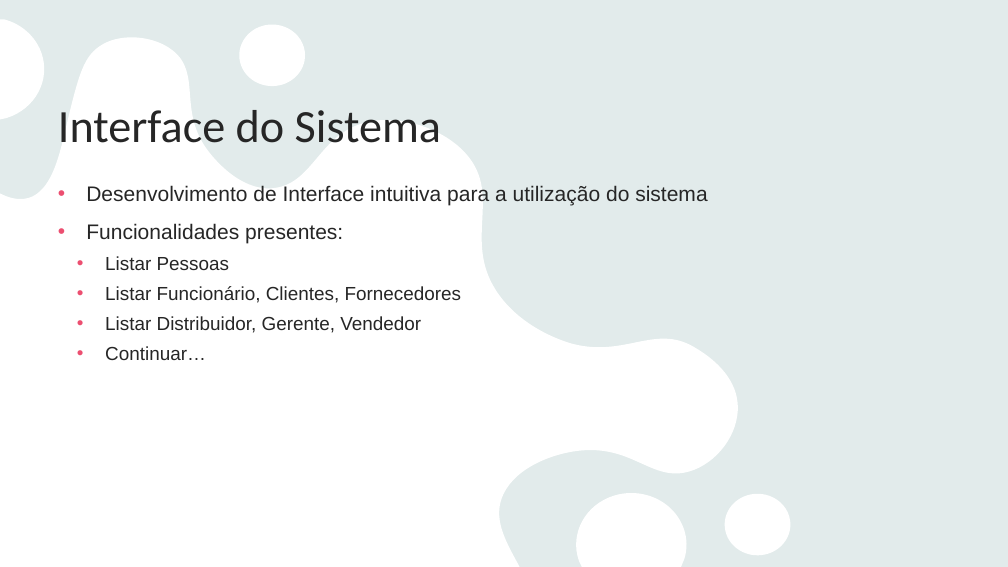
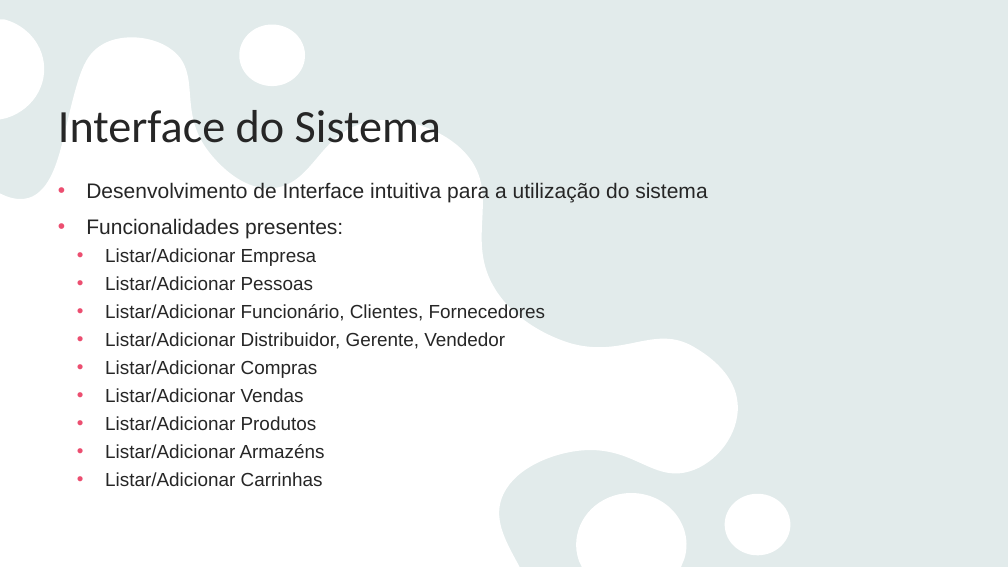
Before and after one commit to Miragaia/BD, a slide deck: slide 22 of Projeto/Higiliquidos- Apliacação de gestão de Stock e Vendas.pptx. Drawn at 1008x567 pixels with LibreOffice and Linux fonts; fonts in the diff are those of the drawing. Boxes give left, top, right and bottom in pixels: in the first picture for what was removed or moved away, otherwise in the second. Text is boxed around its words. In the diff, an @@ line names an element or a change of style, - is before the commit and + after.

```diff
--- a/Projeto/Higiliquidos- Apliacação de gestão de Stock e Vendas.pptx
+++ b/Projeto/Higiliquidos- Apliacação de gestão de Stock e Vendas.pptx
@@ text at (86,182,707,239): line spacing 1.1 to 1 @@
@@ text at (105,248,546,486): text changed @@
-  • Listar Pessoas
-  • Listar Funcionário, Clientes, Fornecedores
-  • Listar Distribuidor, Gerente, Vendedor
-  • Continuar…
+  • Listar/Adicionar Empresa
+  • Listar/Adicionar Pessoas
+  • Listar/Adicionar Funcionário, Clientes, Fornecedores
+  • Listar/Adicionar Distribuidor, Gerente, Vendedor
+  • Listar/Adicionar Compras
+  • Listar/Adicionar Vendas
+  • Listar/Adicionar Produtos
+  • Listar/Adicionar Armazéns
+  • Listar/Adicionar Carrinhas
```
Also in this commit, not shown: 1 slide added, 1 slide removed, 2 other files.
